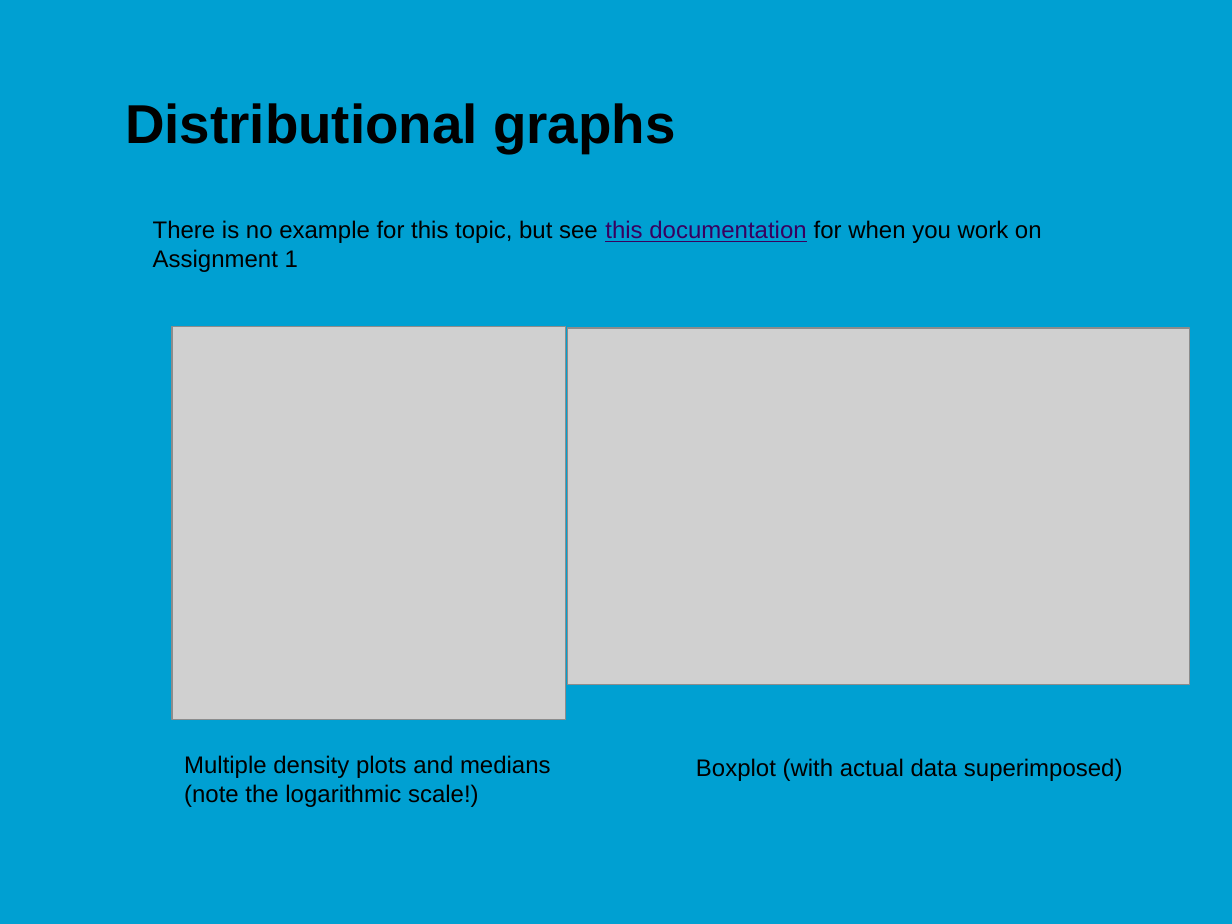
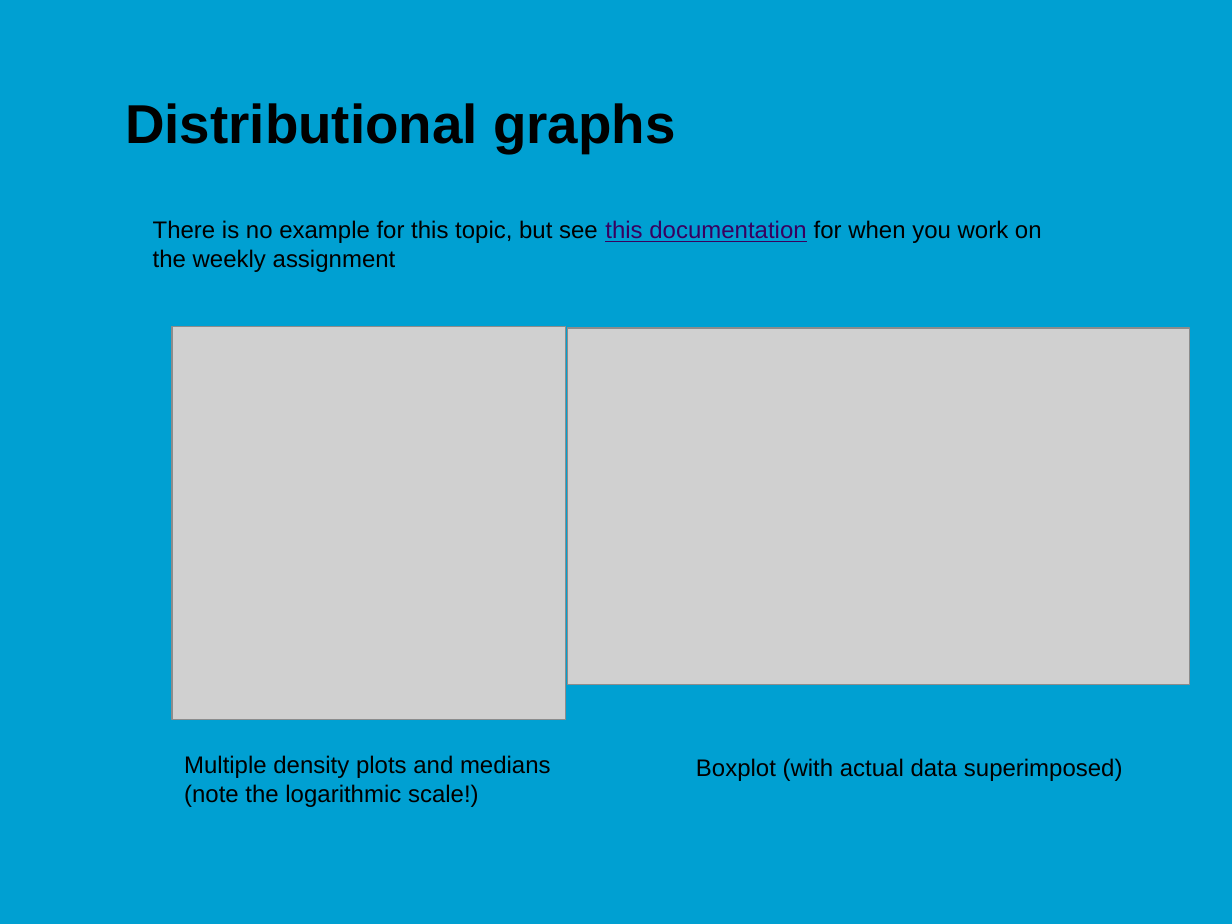
Before and after one commit to jonasmoons/data-driven-learning, a slide deck: slide 16 of slides/Week 2.pptx (slide 17 before the commit). Drawn at 1232x924 pixels with LibreOffice and Linux fonts; fonts in the diff are those of the drawing; grey boxes stand for pictures; background and template pictures are left out. Boxes give left, top, right and bottom in pixels: in the first picture for what was removed or moved away, otherwise in the second. Text is boxed around its words. In the diff, an @@ line names an element or a change of style, - is before the commit and + after.

```diff
--- a/slides/Week 2.pptx
+++ b/slides/Week 2.pptx
@@ text at box(153, 220, 1042, 272): text changed @@
-There is no example for this topic, but see this documentation for when you work on Assignment 1
+There is no example for this topic, but see this documentation for when you work on the weekly assignment
```
Also in this commit, not shown: 4 other slides changed, 10 slides added, 12 slides removed, 55 other files.
